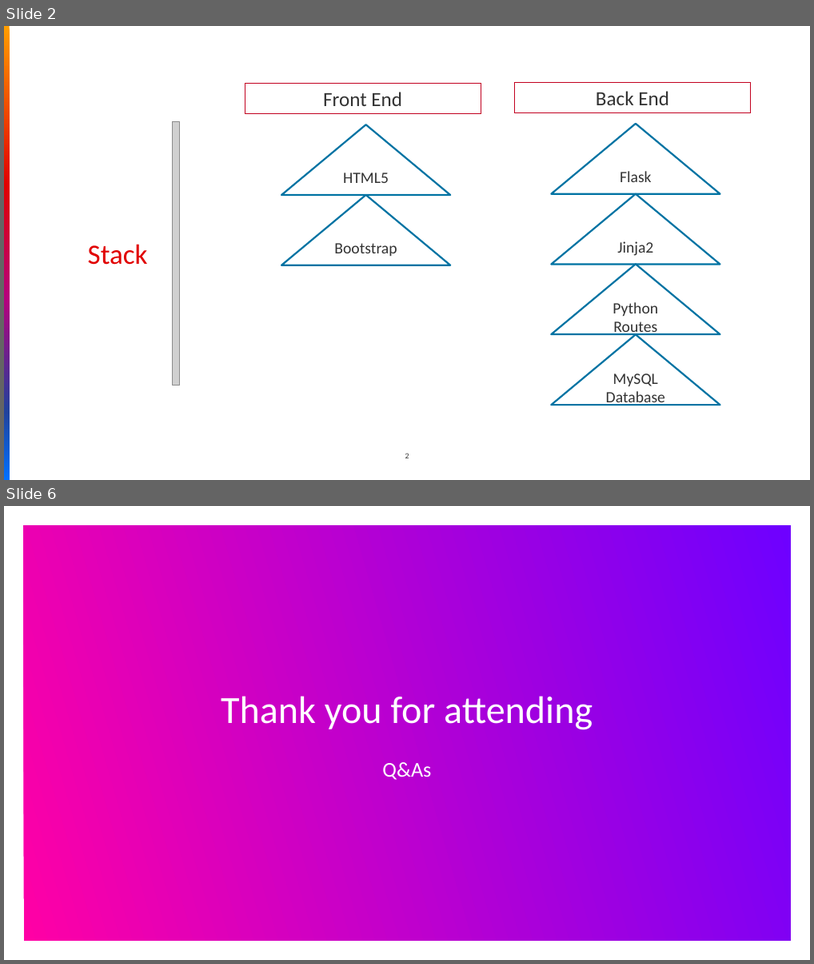
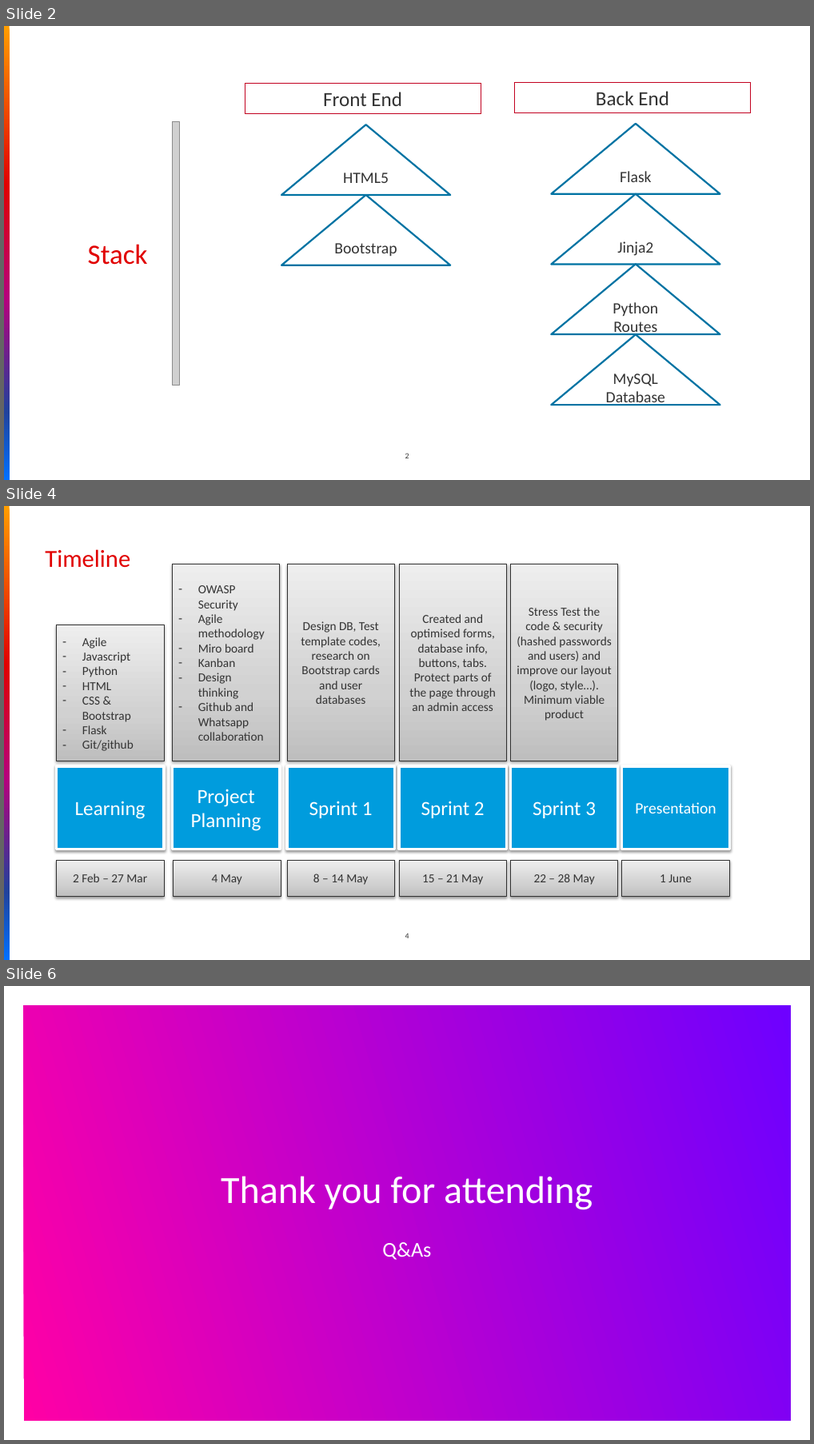
Before and after one commit to alexceltare2/TeamRocketOracle, a slide deck: docs/Presentation.pptx. Shown one above the other, each under a label of ours: slides 2 and 6 before the commit, slides 2, 4 and 6 after it; the slides between them are not shown. The pictures are 814x964 and 814x1444 pixels, drawn with LibreOffice and Linux fonts; fonts in the diff are those of the drawing; grey boxes stand for pictures; background and template pictures are left out. Boxes give left, top, right and bottom in pixels: in the first picture for what was removed or moved away, otherwise in the second. Text is boxed around its words. In the diff, an @@ line names an element or a change of style, - is before the commit and + after.

```diff
--- a/docs/Presentation.pptx
+++ b/docs/Presentation.pptx
@@ slide 4 added at <box>4,506,810,960</box>, background #FFFFFF; not listed: 2 template elements that a slide beside it also shows @@
@@ title added at <box>45,549,130,568</box>, 28 pt, text gradient #FF9E00 to #E10000 to #B5007D to #21429C to #0071FF @@
+Timeline
@@ rectangle added at <box>172,564,280,760</box>, fill gradient #BFBFBF to #D2D2D2 to #EEEEEE, outline #323232 0.75 pt, 14 pt, text #333333 @@
+– OWASP Security
+– Agile methodology
+– Miro board
+– Kanban
+– Design thinking
+– Github and Whatsapp collaboration
@@ rectangle added at <box>287,564,395,760</box>, fill gradient #BFBFBF to #D2D2D2 to #EEEEEE, outline #323232 0.75 pt, 14 pt, text #333333 @@
+Design DB, Test template codes, research on Bootstrap cards and user databases
@@ rectangle added at <box>399,564,506,760</box>, fill gradient #BFBFBF to #D2D2D2 to #EEEEEE, outline #323232 0.75 pt, 14 pt, text #333333 @@
+Created and optimised forms, database info, buttons, tabs. Protect parts of the page through an admin access
@@ rectangle added at <box>510,564,618,760</box>, fill gradient #BFBFBF to #D2D2D2 to #EEEEEE, outline #323232 0.75 pt, 14 pt, text #333333 @@
+Stress Test the code & security (hashed passwords and users) and improve our layout (logo, style…).
+Minimum viable product
@@ rectangle added at <box>56,625,164,760</box>, fill gradient #BFBFBF to #D2D2D2 to #EEEEEE, outline #323232 0.75 pt, 14 pt, text #333333 @@
+– Agile
+– Javascript
+– Python
+– HTML
+– CSS & Bootstrap
+– Flask
+– Git/github
@@ rectangle added at <box>56,766,164,848</box>, fill #009CDD, outline #FFFFFF 3 pt, 23 pt, text #FFFFFF @@
+Learning
@@ rectangle added at <box>172,766,280,848</box>, fill #009CDD, outline #FFFFFF 3 pt, 23 pt, text #FFFFFF @@
+Project Planning
@@ rectangle added at <box>287,766,395,848</box>, fill #009CDD, outline #FFFFFF 3 pt, 23 pt, text #FFFFFF @@
+Sprint 1
@@ rectangle added at <box>399,766,506,848</box>, fill #009CDD, outline #FFFFFF 3 pt, 23 pt, text #FFFFFF @@
+Sprint 2
@@ rectangle added at <box>510,766,618,848</box>, fill #009CDD, outline #FFFFFF 3 pt, 23 pt, text #FFFFFF @@
+Sprint 3
@@ rectangle added at <box>622,766,730,848</box>, fill #009CDD, outline #FFFFFF 3 pt, 18 pt, text #FFFFFF @@
+Presentation
@@ rectangle added at <box>56,860,164,896</box>, fill gradient #BFBFBF to #D2D2D2 to #EEEEEE, outline #323232 0.75 pt, 14 pt, text #333333 @@
+2 Feb – 27 Mar
@@ rectangle added at <box>174,860,281,896</box>, fill gradient #BFBFBF to #D2D2D2 to #EEEEEE, outline #323232 0.75 pt, 14 pt, text #333333 @@
+4 May
@@ rectangle added at <box>287,860,395,896</box>, fill gradient #BFBFBF to #D2D2D2 to #EEEEEE, outline #323232 0.75 pt, 14 pt, text #333333 @@
+8 – 14 May
@@ rectangle added at <box>399,860,506,896</box>, fill gradient #BFBFBF to #D2D2D2 to #EEEEEE, outline #323232 0.75 pt, 14 pt, text #333333 @@
+15 – 21 May
@@ rectangle added at <box>510,860,618,896</box>, fill gradient #BFBFBF to #D2D2D2 to #EEEEEE, outline #323232 0.75 pt, 14 pt, text #333333 @@
+22 – 28 May
@@ rectangle added at <box>622,860,730,896</box>, fill gradient #BFBFBF to #D2D2D2 to #EEEEEE, outline #323232 0.75 pt, 14 pt, text #333333 @@
+1 June
```
Also in this commit, not shown: 2 slides changed, 1 slide removed.
